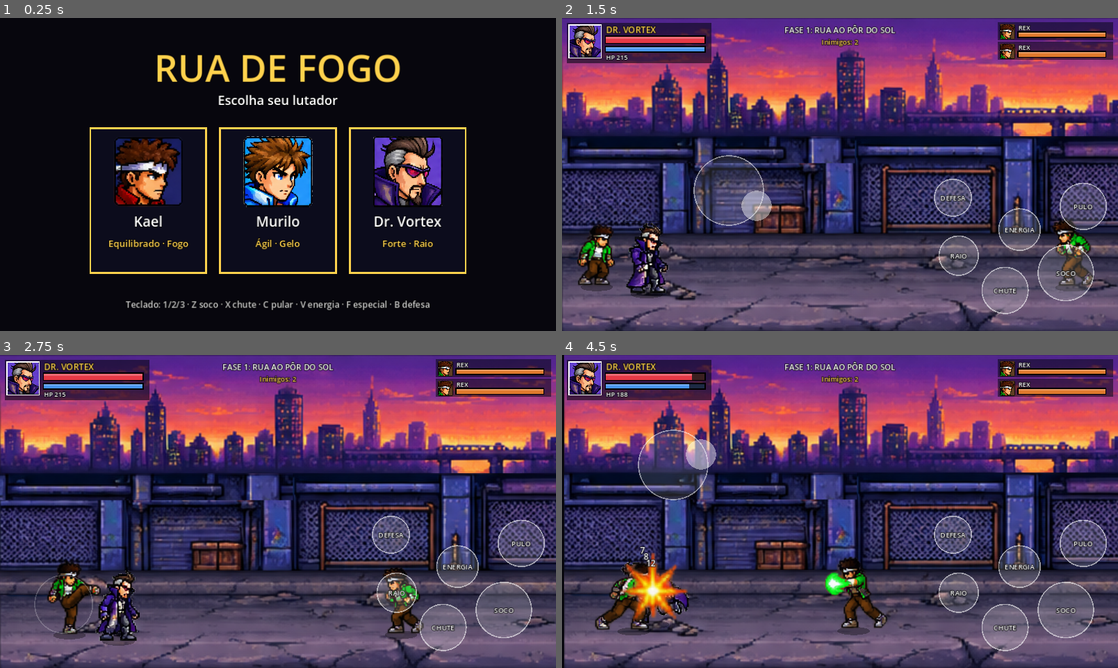
Above: before the commit, frames 1-4 (two rows, left to right).
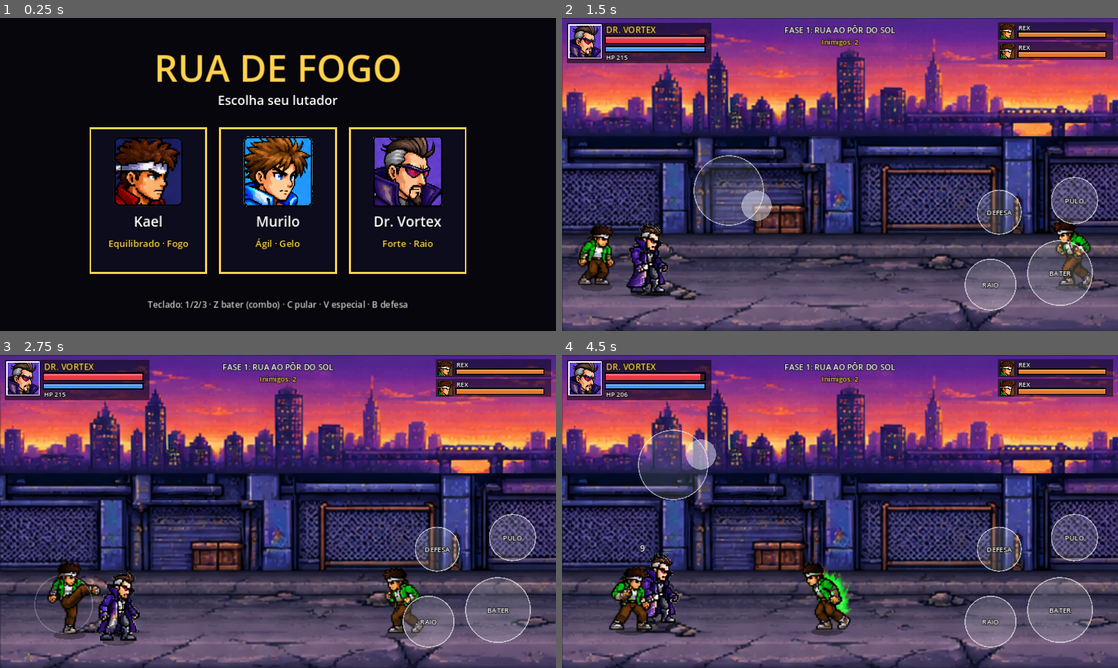
Above: after the commit, the same moments.

Repository: cesarquadros/ruasperigosas
Game: Godot game, scene res://main.tscn
The game is run twice, just before and just after one commit, with the same random seed, the same clock (stepped at 60 frames per second) and the same inputs.
Inputs (mouse positions are in pixels of both pictures, inside the frame that each line leads up to):
- Up to frame 1 (0.25 s): no input
- Up to frame 2 (1.5 s): tap Enter at 0.5 s; move the mouse to (962, 158) at 0.52 s; click (962, 158) at 0.67 s; drag from (728, 190) to (812, 237) at 1.27 s
- Up to frame 3 (2.75 s): move the mouse to (333, 442) at 2.02 s; click (333, 442) at 2.17 s
- Up to frame 4 (4.5 s): drag from (812, 574) to (673, 464) at 2.77 s; move the mouse to (1006, 558) at 3.52 s; click (1006, 558) at 3.67 s; drag from (673, 464) to (756, 433) at 4.27 s

The runs differ from the first frame. In frame 1, 0.8% of the frame differs, in the area x 22-78%, y 90-94%; in frame 2, 5.1%; in frame 3, 5.0%; in frame 4, 26%, in the area x 0-100%, y 0-100%.

Commit message:
feature: combo no botão Bater, controles simplificados e jogo mais fácil
- Bater encadeia soco, soco, chute e magia (4 toques)
- Botões na tela: Bater, Pulo, Defesa e Especial
- Vida dos inimigos menor, dano do jogador maior e inimigos menos fortes

Co-Authored-By: Claude Sonnet 5.5 <noreply@anthropic.com>
Claude-Session: https://claude.ai/code/session_012XP8rZyE4om7Ln3zKCrMkz

Diff:
--- a/scripts/game.gd
+++ b/scripts/game.gd
@@ -23,9 +23,10 @@
 const LOOPS := ["idle", "walk", "run"]
 const ATK := {
 	"punch1": {"anim": "punch1", "hit": 1, "dmg": 7, "kb": 70, "knock": false, "next": "punch2"},
-	"punch2": {"anim": "punch2", "hit": 1, "dmg": 8, "kb": 80, "knock": false, "next": "punch3"},
+	"punch2": {"anim": "punch2", "hit": 1, "dmg": 8, "kb": 80, "knock": false, "next": "combokick"},
 	"punch3": {"anim": "punch3", "hit": 1, "dmg": 12, "kb": 260, "knock": true, "next": ""},
 	"kick": {"anim": "kick", "hit": 1, "dmg": 11, "kb": 190, "knock": false, "next": ""},
+	"combokick": {"anim": "kick", "hit": 1, "dmg": 11, "kb": 150, "knock": false, "next": "ball"},
 	"airkick": {"anim": "kick", "hit": 1, "dmg": 10, "kb": 230, "knock": true, "next": ""},
 	"dash": {"anim": "punch3", "hit": 1, "dmg": 13, "kb": 280, "knock": true, "next": "", "dash": 420},
 }
@@ -116,7 +117,7 @@
 
 # ------------------------------------------------------------ dados
 func E(ch: String, v: int, hp: float, run := false, o := {}) -> Dictionary:
-	var d := {"ch": ch, "v": v, "hp": int(round(hp * 0.5)), "run": run, "name": CH[ch].enemy.get(v, CH[ch].name)}
+	var d := {"ch": ch, "v": v, "hp": int(round(hp * 0.35)), "run": run, "name": CH[ch].enemy.get(v, CH[ch].name)}
 	d.merge(o, true)
 	return d
 
@@ -194,7 +195,7 @@
 		"press": {"atk": 0, "kick": 0, "jump": 0, "spec": 0, "fire": 0},
 		"atkType": "", "chain": false, "hitDone": false, "stun": 0.0, "inv": 0.0, "lie": 0.0, "fade": 0.0,
 		"grounded": false, "airAtk": false, "fired": false, "spKind": "", "running": false, "ai": null,
-		"remove": false, "dropped": false}
+		"remove": false, "dropped": false, "comboT": 0.0, "comboNext": ""}
 	d.merge(o, true)
 	return d
 
@@ -228,7 +229,7 @@
 func start_game(ch: String) -> void:
 	var c: Dictionary = CH[ch]
 	STAGES = stages(ch)
-	player = mk({"team": 0, "ch": ch, "v": 0, "x": 140.0, "y": 420.0, "name": c.name, "hp": c.hp, "hpMax": c.hp, "spd": c.sp})
+	player = mk({"team": 0, "ch": ch, "v": 0, "x": 140.0, "y": 420.0, "name": c.name, "hp": c.hp, "hpMax": c.hp, "spd": c.sp, "dm": c.dm * 1.35})
 	setup_stage(0)
 	hintT = 6.0
 
@@ -320,6 +321,9 @@
 		hit_target(a, t, d.dmg * a.dm, d.kb, d.knock, a, a.x + a.face * min(max(dx, 10.0), reach), "")
 
 func start_atk(f: Dictionary, type: String) -> void:
+	if type == "ball":
+		start_special(f, "ball", true)
+		return
 	var d: Dictionary = ATK[type]
 	f.st = "atk"; f.atkType = type; f.chain = false; f.hitDone = false; f.press.atk = 0; f.press.kick = 0
 	f.anim = ""
@@ -328,8 +332,10 @@
 	f.vy = 0.0
 	snd("whoosh")
 
-func start_special(f: Dictionary, kind: String) -> void:
-	f.mp -= 25 if kind == "ball" else 40
+func start_special(f: Dictionary, kind: String, free := false) -> void:
+	if not free:
+		f.mp -= 25 if kind == "ball" else 40
+	f.comboT = 0.0
 	f.st = "spec"; f.spKind = kind; f.fired = false; f.vx = 0.0; f.vy = 0.0
 	set_anim(f, "special"); f.running = false
 	f.press.spec = 0; f.press.fire = 0
@@ -357,6 +363,8 @@
 func update_fighter(f: Dictionary, dt: float) -> void:
 	if f.inv > 0:
 		f.inv -= dt
+	if f.comboT > 0:
+		f.comboT -= dt
 	var i: Dictionary = f.in
 	if f.z > 0 or f.vz > 0:
 		f.vz -= G * dt
@@ -375,7 +383,10 @@
 			elif f.press.jump:
 				f.press.jump = 0; f.st = "crouch"; f.t = 0.0; f.vx *= 0.9; set_anim(f, "jump"); f.fi = 0
 			elif f.press.atk:
-				start_atk(f, "dash" if f.running else "punch1")
+				if f.comboT > 0 and f.comboNext != "":
+					start_atk(f, f.comboNext)
+				else:
+					start_atk(f, "dash" if f.running else "punch1")
 			elif f.press.kick:
 				start_atk(f, "kick")
 			else:
@@ -421,6 +432,7 @@
 					start_atk(f, d.next)
 				else:
 					f.st = "free"; f.atkType = ""; f.running = false
+					f.comboNext = d.next; f.comboT = 0.35
 			if f.airAtk and f.done:
 				f.fi = int(META[f.ch].anims.kick.n) - 1
 		"spec":
@@ -539,7 +551,7 @@
 		var c: Dictionary = CH[d.ch]
 		var f := mk({"team": 1, "ch": d.ch, "v": d.v, "x": x, "y": ST.laneMin + rng.randf() * (ST.laneMax - ST.laneMin),
 			"name": d.name, "hp": d.hp, "hpMax": d.hp, "sc": d.get("sc", 1.25),
-			"mul": d.get("mul", 1.0) * (1.0 + 0.12 * stageIdx), "spd": c.sp, "dm": c.dm,
+			"mul": d.get("mul", 1.0) * 0.85 * (1.0 + 0.1 * stageIdx), "spd": c.sp, "dm": c.dm,
 			"ai": {"cd": 0.8 + rng.randf() * 1.2, "aggr": false, "runner": d.run, "defT": 0.0, "reacted": false}})
 		f.face = 1 if left else -1
 		fighters.append(f)
@@ -629,9 +641,9 @@
 				if now - lastTap.r < 260: runDir = 1
 				lastTap.r = now
 			if k == "z" or k == "j": set_press("atk")
-			if k == "x" or k == "k": set_press("kick")
+			if k == "x" or k == "k": set_press("atk")
 			if k == "c" or k == "space": set_press("jump")
-			if k == "v" or k == "l": set_press("spec")
+			if k == "v" or k == "l": set_press("fire")
 			if k == "f": set_press("fire")
 			if state == "menu":
 				if k == "1": start_game("kael")
@@ -664,12 +676,10 @@
 func buttons() -> Array:
 	var rx := VW - 20.0
 	return [
-		{"n": "atk", "x": rx - 70, "y": VH - 100, "r": 48, "l": "SOCO"},
-		{"n": "kick", "x": rx - 175, "y": VH - 70, "r": 40, "l": "CHUTE"},
-		{"n": "jump", "x": rx - 40, "y": VH - 215, "r": 40, "l": "PULO"},
-		{"n": "spec", "x": rx - 150, "y": VH - 175, "r": 36, "l": "ENERGIA"},
-		{"n": "fire", "x": rx - 255, "y": VH - 130, "r": 34, "l": "ESPECIAL"},
-		{"n": "def", "x": rx - 265, "y": VH - 230, "r": 32, "l": "DEFESA"},
+		{"n": "atk", "x": rx - 80, "y": VH - 100, "r": 56, "l": "BATER"},
+		{"n": "jump", "x": rx - 55, "y": VH - 225, "r": 40, "l": "PULO"},
+		{"n": "fire", "x": rx - 200, "y": VH - 80, "r": 44, "l": "ESPECIAL"},
+		{"n": "def", "x": rx - 185, "y": VH - 205, "r": 38, "l": "DEFESA"},
 	]
 
 func _touch_down(idx: int, pos: Vector2) -> void:
@@ -744,9 +754,6 @@
 		player.face = 1 if dx >= 0 else -1
 		if abs(dy) < 20:
 			set_press("atk")
-	if player.mp >= 25 and abs(dx) > 150 and abs(dx) < 400 and abs(dy) < 14 and rng.randf() < 0.05:
-		player.face = 1 if dx >= 0 else -1
-		set_press("spec")
 
 func _run_bot_test() -> void:
 	rng.seed = 7
@@ -980,7 +987,7 @@
 			draw_texture_rect(tex, Rect2(r.position.x + 40, r.position.y + 14, 120, 122), false)
 		txt(CH[c].name, r.position.x + r.size.x / 2, r.position.y + 170, 24, Color.WHITE, "center")
 		txt(CH[c].desc, r.position.x + r.size.x / 2, r.position.y + 205, 16, Color("ffd24d"), "center")
-	txt("Teclado: 1/2/3 · Z soco · X chute · C pular · V energia · F especial · B defesa", VW / 2, VH - 40, 15, Color("cccccc"), "center")
+	txt("Teclado: 1/2/3 · Z bater (combo) · C pular · V especial · B defesa", VW / 2, VH - 40, 15, Color("cccccc"), "center")
 
 func draw_pad() -> void:
 	if stick.on:
@@ -1035,5 +1042,5 @@
 		txt("FASE %d COMPLETA!" % (stageIdx + 1), VW / 2, VH / 2 + 10, 32, Color("ffd24d"), "center")
 	if hintT > 0 and not show_pad:
 		draw_rect(Rect2(VW / 2 - 290, VH - 70, 580, 52), Color(0.03, 0.03, 0.08, 0.6))
-		txt("Setas/WASD: mover (toque duplo = correr) · Z soco · X chute · C pular", VW / 2, VH - 50, 13, Color.WHITE, "center")
-		txt("V energia · F especial · B defesa · corra + soco = ataque veloz", VW / 2, VH - 31, 13, Color("ffd24d"), "center")
+		txt("Setas/WASD: mover (toque duplo = correr) · Z bater · C pular", VW / 2, VH - 50, 13, Color.WHITE, "center")
+		txt("Bater 4x = soco, soco, chute e magia · V especial · B defesa", VW / 2, VH - 31, 13, Color("ffd24d"), "center")
